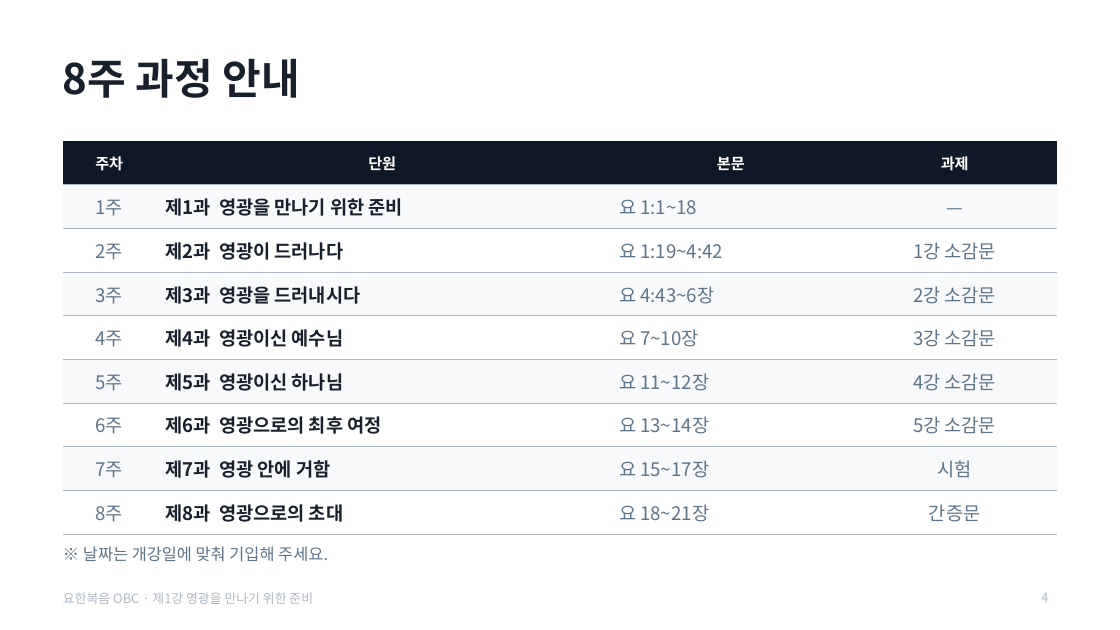
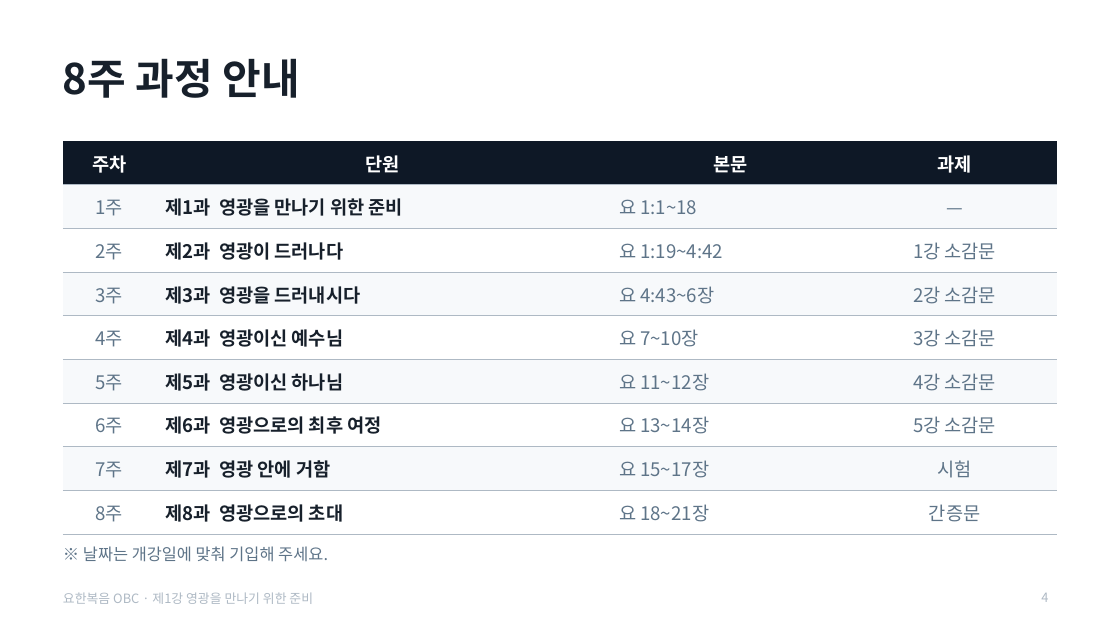
Before and after one commit to mio-modu/bible_GospelofJohn, a slide deck: slide 4 of dist/요한복음_1강_영광을_만나기_위한_준비.pptx. Drawn at 1120x630 pixels with LibreOffice and Linux fonts; fonts in the diff are those of the drawing. Boxes give left, top, right and bottom in pixels: in the first picture for what was removed or moved away, otherwise in the second. Text is boxed around its words. In the diff, an @@ line names an element or a change of style, - is before the commit and + after.

```diff
--- a/dist/요한복음_1강_영광을_만나기_위한_준비.pptx
+++ b/dist/요한복음_1강_영광을_만나기_위한_준비.pptx
@@ table at [63, 141, 1057, 526] @@
@@ size 13 to 16 pt in "주차", "단원", "본문", "과제" @@
```
Also in this commit, not shown: 32 other slides changed, 1 other file.
